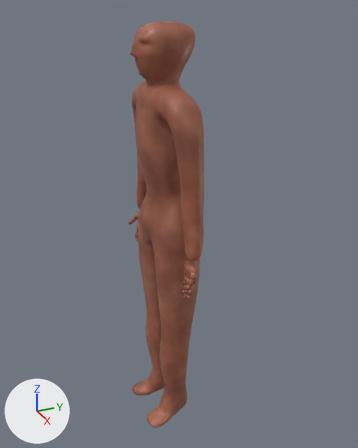
What one commit did to the glTF model assets/characters/source/heroi_julia/heroi_julia_pbr.glb.
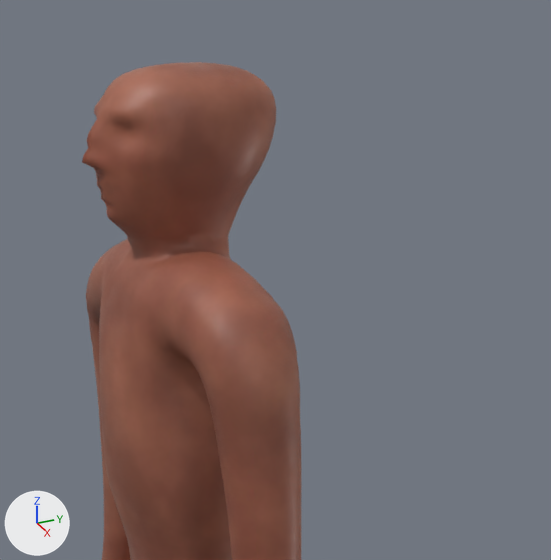
Old and new are each drawn whole from a 50 mm camera at (1.719, -0.716, 1.808) aimed at (-0.018, 0.066, 0.939) and again close up on the part from 29% to 80% of the width and 0% to 42% of the height. The axes (+X, +Y, +Z) are drawn at lower left. The lights are the same throughout. The last two pictures show the newer version.

Names of what the first close-up shows: 'JuliaBase'.
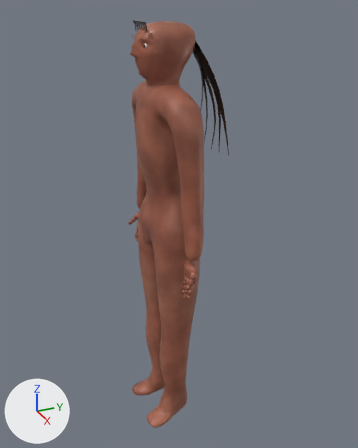
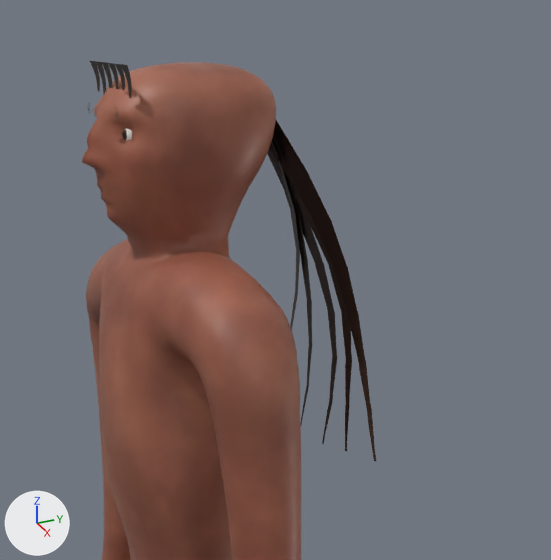
Diff of the bpy script that builds the scene:
```diff
--- a/assets/characters/source/heroi_julia/heroi_julia_pbr.glb.py
+++ b/assets/characters/source/heroi_julia/heroi_julia_pbr.glb.py
@@ mat_alpha_scissor @@
+mat_alpha_scissor = bpy.data.materials.new('alpha_scissor')
+# uses the picture img_julia_cabelo_alpha
@@ mat_olhoesclera @@
+mat_olhoesclera = bpy.data.materials.new('OlhoEsclera')
+# uses the picture img_julia_olho_albedo
+# uses the picture img_julia_olho_normal
@@ ob_franja_05 @@
+ob_franja_05 = bpy.data.objects.new('franja_05', me_franja_05)  # 10 vertices, 8 faces; spans x 0.0419..0.0685, y -0.0921..-0.0858, z 1.6987..1.7335
+ob_franja_05.location = (0.0, 0.0, 0.0)
@@ ob_franja_04 @@
+ob_franja_04 = bpy.data.objects.new('franja_04', me_franja_04)  # 10 vertices, 8 faces; spans x 0.0209..0.0476, y -0.0921..-0.0858, z 1.7056..1.7335
+ob_franja_04.location = (0.0, 0.0, 0.0)
@@ ob_franja_03 @@
+ob_franja_03 = bpy.data.objects.new('franja_03', me_franja_03)  # 10 vertices, 8 faces; spans x 0.0..0.0267, y -0.0921..-0.0858, z 1.7043..1.7335
+ob_franja_03.location = (0.0, 0.0, 0.0)
@@ ob_franja_02 @@
+ob_franja_02 = bpy.data.objects.new('franja_02', me_franja_02)  # 10 vertices, 8 faces; spans x -0.0209..0.0058, y -0.0921..-0.0858, z 1.6968..1.7335
+ob_franja_02.location = (0.0, 0.0, 0.0)
@@ ob_franja_01 @@
+ob_franja_01 = bpy.data.objects.new('franja_01', me_franja_01)  # 10 vertices, 8 faces; spans x -0.0419..-0.0152, y -0.0921..-0.0858, z 1.694..1.7335
+ob_franja_01.location = (0.0, 0.0, 0.0)
@@ ob_franja_00 @@
+ob_franja_00 = bpy.data.objects.new('franja_00', me_franja_00)  # 10 vertices, 8 faces; spans x -0.0628..-0.0361, y -0.0921..-0.0858, z 1.7..1.7335
+ob_franja_00.location = (0.0, 0.0, 0.0)
@@ ob_cabelo_mecha_04 @@
+ob_cabelo_mecha_04 = bpy.data.objects.new('cabelo_mecha_04', me_cabelo_mecha_04)  # 16 vertices, 14 faces; spans x -0.02..0.151, y 0.093..0.207, z 1.267..1.669
+ob_cabelo_mecha_04.location = (0.0, 0.0, 0.0)
@@ ob_cabelo_mecha_03 @@
+ob_cabelo_mecha_03 = bpy.data.objects.new('cabelo_mecha_03', me_cabelo_mecha_03)  # 16 vertices, 14 faces; spans x -0.036..0.071, y 0.097..0.207, z 1.258..1.669
+ob_cabelo_mecha_03.location = (0.0, 0.0, 0.0)
@@ ob_cabelo_mecha_02 @@
+ob_cabelo_mecha_02 = bpy.data.objects.new('cabelo_mecha_02', me_cabelo_mecha_02)  # 16 vertices, 14 faces; spans x -0.033..0.023, y 0.1..0.208, z 1.25..1.669
+ob_cabelo_mecha_02.location = (0.0, 0.0, 0.0)
@@ ob_cabelo_mecha_01 @@
+ob_cabelo_mecha_01 = bpy.data.objects.new('cabelo_mecha_01', me_cabelo_mecha_01)  # 16 vertices, 14 faces; spans x -0.07..0.036, y 0.097..0.207, z 1.258..1.669
+ob_cabelo_mecha_01.location = (0.0, 0.0, 0.0)
@@ ob_cabelo_mecha_00 @@
+ob_cabelo_mecha_00 = bpy.data.objects.new('cabelo_mecha_00', me_cabelo_mecha_00)  # 16 vertices, 14 faces; spans x -0.146..0.025, y 0.093..0.207, z 1.267..1.669
+ob_cabelo_mecha_00.location = (0.0, 0.0, 0.0)
@@ ob_olho_esclera_l @@
+ob_olho_esclera_l = bpy.data.objects.new('olho_esclera_l', me_olho_esclera_l)  # 129 vertices, 240 faces; spans x 0.0251..0.0469, y -0.0898..-0.0825, z 1.6473..1.6691
+ob_olho_esclera_l.location = (0.0, 0.0, 0.0)
```

Boxes [x1, y1, x2, y2] around the edits, measured in the close-ups (551 x 560 px):
'cabelo_mecha_04', added
    after: [269, 120, 376, 461]
'cabelo_mecha_02', added
    after: [267, 153, 337, 444]
'cabelo_mecha_03', added
    after: [268, 149, 352, 451]
'cabelo_mecha_01', added
    after: [273, 132, 312, 426]
'cabelo_mecha_00', added
    after: [271, 141, 300, 330]
'franja_05', added
    after: [121, 64, 132, 98]
'franja_01', added
    after: [96, 61, 106, 94]
'franja_00', added
    after: [90, 61, 100, 92]
'franja_02', added
    after: [102, 62, 112, 88]
'franja_04', added
    after: [115, 64, 125, 90]
'franja_03', added
    after: [108, 63, 119, 89]
'olho_esclera_l', added
    after: [122, 128, 132, 141]
